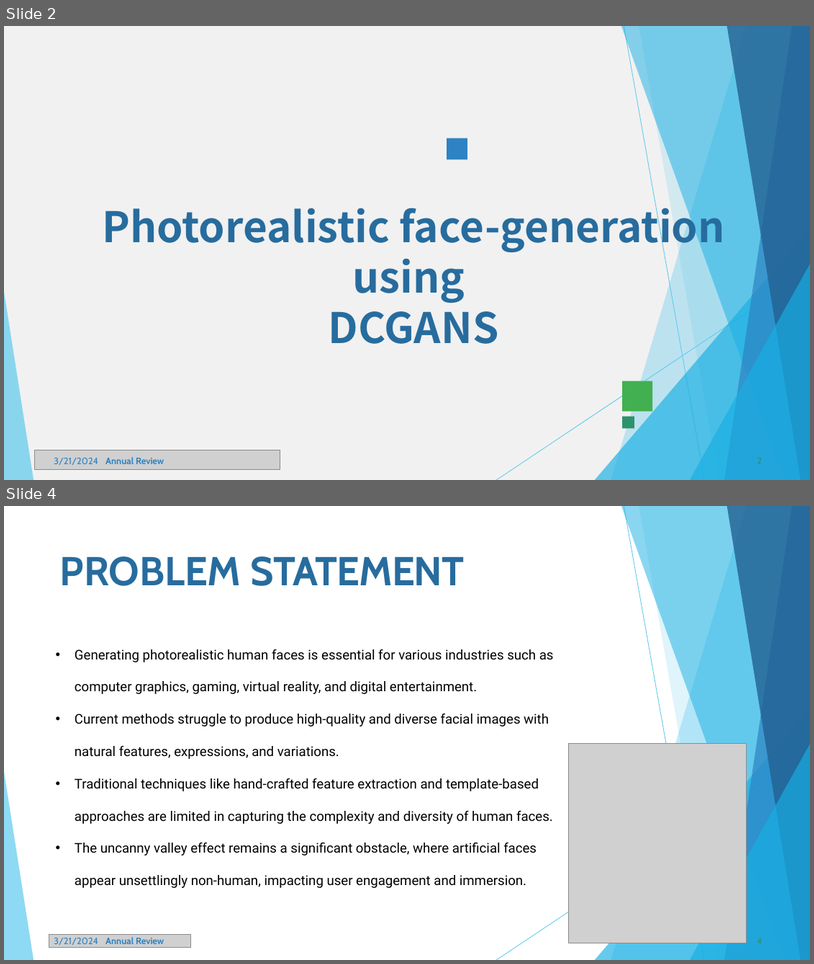
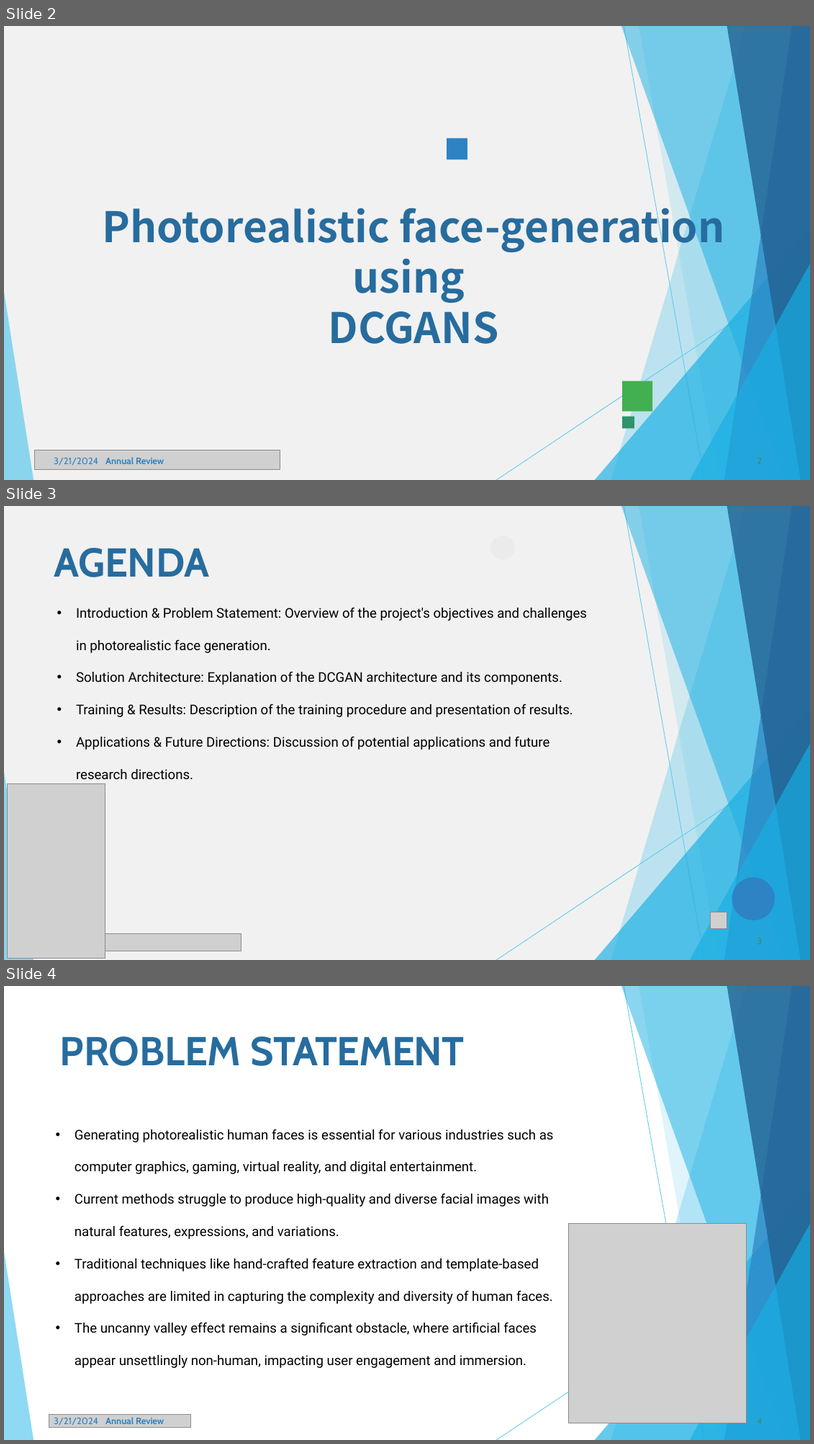
Before and after one commit to AnandaKrishnan-ps/NAAN-MUDHALVAN, a slide deck: Gen-AI.pptx. Shown one above the other, each under a label of ours: slides 2 and 4 before the commit, slides 2, 3 and 4 after it; the slides between them are not shown. The pictures are 814x964 and 814x1444 pixels, drawn with LibreOffice and Linux fonts; fonts in the diff are those of the drawing; grey boxes stand for pictures. Boxes give left, top, right and bottom in pixels: in the first picture for what was removed or moved away, otherwise in the second. Text is boxed around its words. In the diff, an @@ line names an element or a change of style, - is before the commit and + after.

```diff
--- a/Gen-AI.pptx
+++ b/Gen-AI.pptx
@@ slide 3 added at [4,506,810,960], background #FFFFFF @@
@@ freeform shape added at [4,506,810,960], fill #F1F1F1 @@
@@ title added at [54,548,210,577], 48 pt, text #276C9E, bold @@
+AGENDA
@@ freeform shape added at [491,536,515,560], fill #EBEBEB @@
@@ text added at [76,608,587,779], 16 pt, text #000000 @@
+• Introduction & Problem Statement: Overview of the project's objectives and challenges in photorealistic face generation.
+• Solution Architecture: Explanation of the DCGAN architecture and its components.
+• Training & Results: Description of the training procedure and presentation of results.
+• Applications & Future Directions: Discussion of potential applications and future research directions.
@@ group added at [497,506,810,960]: 9 freeform shapes @@
@@ freeform shape added at [4,772,34,960], fill #5FCAEE at 70% opacity @@
@@ picture added at [7,783,105,958] @@
@@ freeform shape added at [733,878,775,921], fill #2D83C3 @@
@@ picture added at [711,912,728,928] @@
@@ picture added at [31,934,241,951] @@
@@ page number added at [757,937,762,944], 11 pt, text #2D936B @@
+3
```
Also in this commit, not shown: 1 slide removed.
